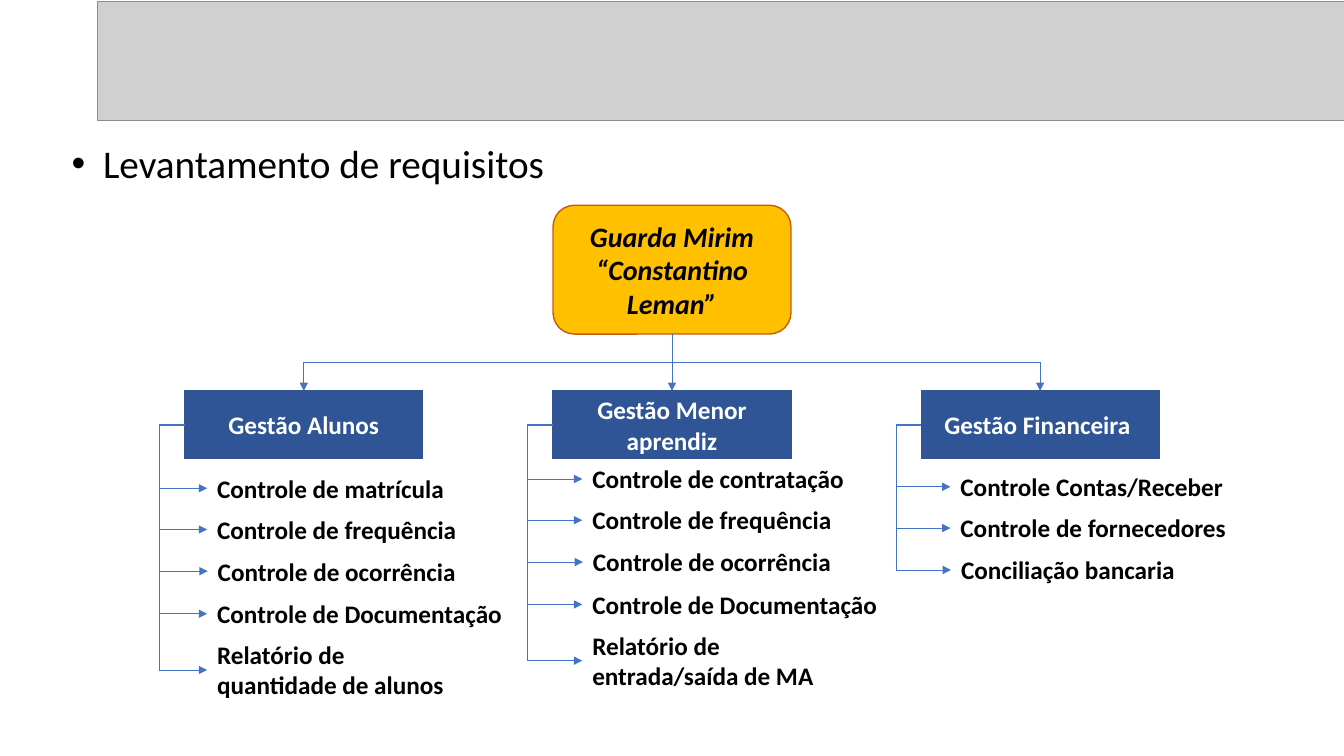
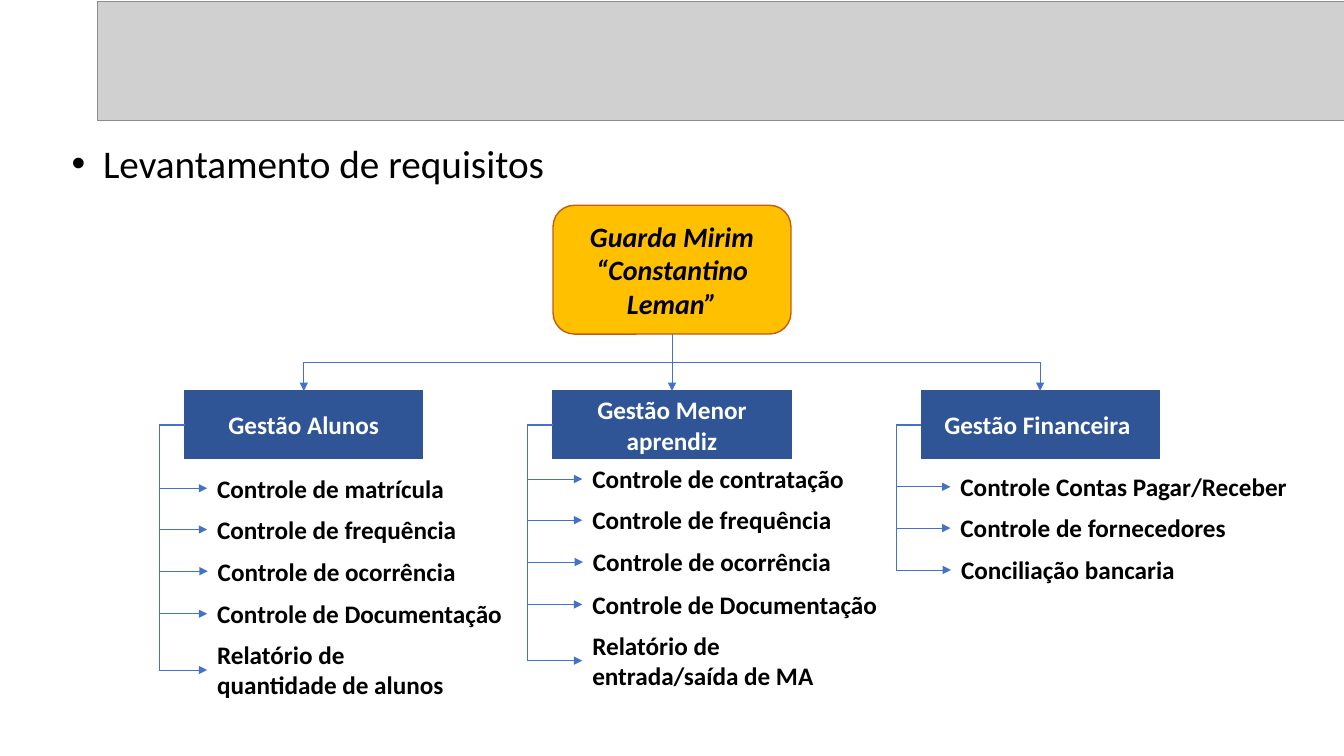
Before and after one commit to ellerolf/ProjetTCCSistemaGuarda, a slide deck: slide 4 of DOCUMENTAÇÃO TCC/Apresentação do TCC.pptx. Drawn at 1344x756 pixels with LibreOffice and Linux fonts; fonts in the diff are those of the drawing; grey boxes stand for pictures. Boxes give left, top, right and bottom in pixels: in the first picture for what was removed or moved away, otherwise in the second. Text is boxed around its words. In the diff, an @@ line names an element or a change of style, - is before the commit and + after.

```diff
--- a/DOCUMENTAÇÃO TCC/Apresentação do TCC.pptx
+++ b/DOCUMENTAÇÃO TCC/Apresentação do TCC.pptx
@@ text at (960,478,1287,501): text changed @@
-Controle Contas/Receber
+Controle Contas Pagar/Receber
```
Also in this commit, not shown: 1 other slide changed.
